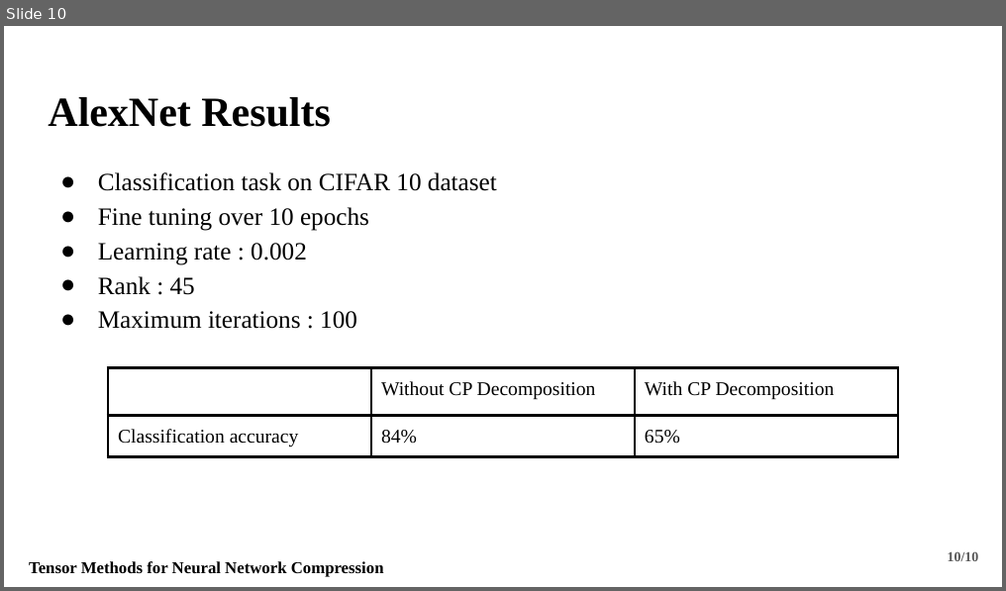
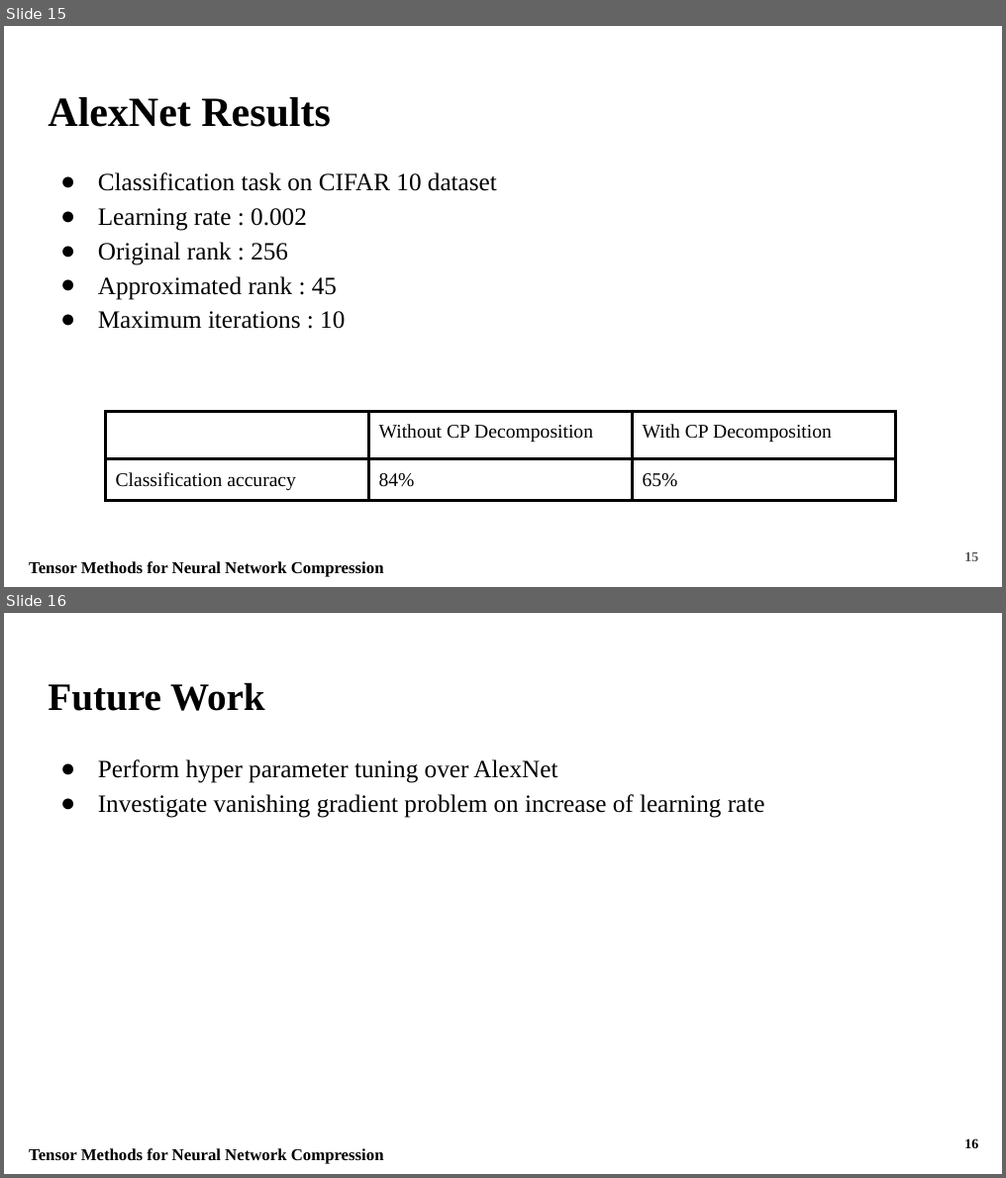
Before and after one commit to Fraunhofer-SCAI/canonical-cnn, a slide deck: Presentation/Fraunhofer_Presentation.pptx. Shown one above the other, each under a label of ours: slide 10 before the commit, slides 15 and 16 after it. The pictures are 1006x591 and 1006x1178 pixels, drawn with LibreOffice and Linux fonts; fonts in the diff are those of the drawing. Boxes give left, top, right and bottom in pixels: in the first picture for what was removed or moved away, otherwise in the second. Text is boxed around its words. In the diff, an @@ line names an element or a change of style, - is before the commit and + after.

```diff
--- a/Presentation/Fraunhofer_Presentation.pptx
+++ b/Presentation/Fraunhofer_Presentation.pptx
@@ slide 16 added at (4, 613, 1002, 1174), background #FFFFFF @@
@@ title added at (48, 682, 265, 711), 28 pt, text #000000, bold @@
+Future Work
@@ text added at (98, 760, 765, 818), 18 pt, text #000000 @@
+● Perform hyper parameter tuning over AlexNet
+● Investigate vanishing gradient problem on increase of learning rate
@@ page number added at (964, 1139, 978, 1149), 10 pt, text #000000, bold @@
+16
@@ text added at (29, 1149, 384, 1164), 12 pt, text #000000, bold @@
+Tensor Methods for Neural Network Compression
@@ what was slide 10 is now slide 15 @@
@@ slide 15 changed as well @@
@@ text at (98, 207, 369, 231): paragraph removed @@
-● Fine tuning over 10 epochs
@@ text at (98, 242, 345, 329): text changed @@
-● Rank : 45
-● Maximum iterations : 100
+● Original rank : 256
+● Approximated rank : 45
+● Maximum iterations : 10
@@ table: place and size @@
-table at (108, 369, 898, 587)
+table at (106, 411, 896, 587)
@@ page number at (964, 553, 978, 562): text changed @@
-10/10
+15
```
Also in this commit, not shown: 8 other slides changed, 5 other slides added, 1 other file.
